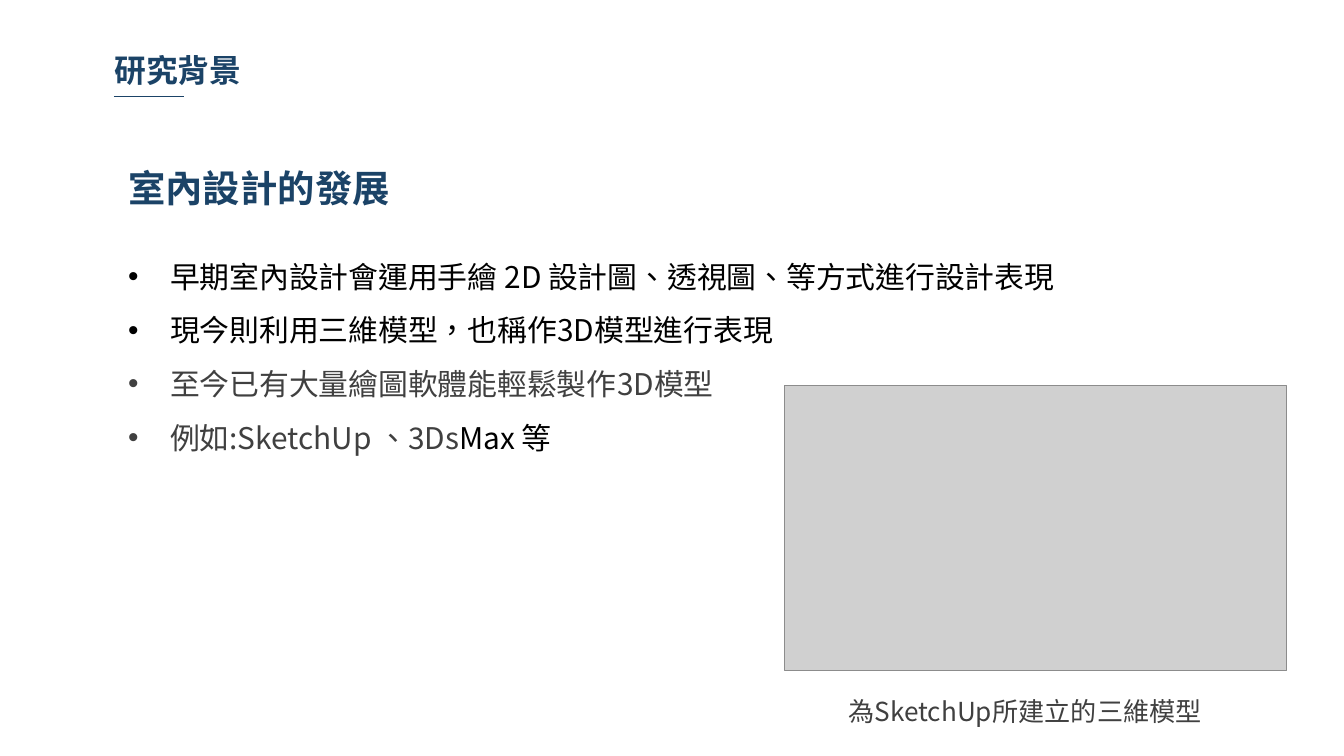
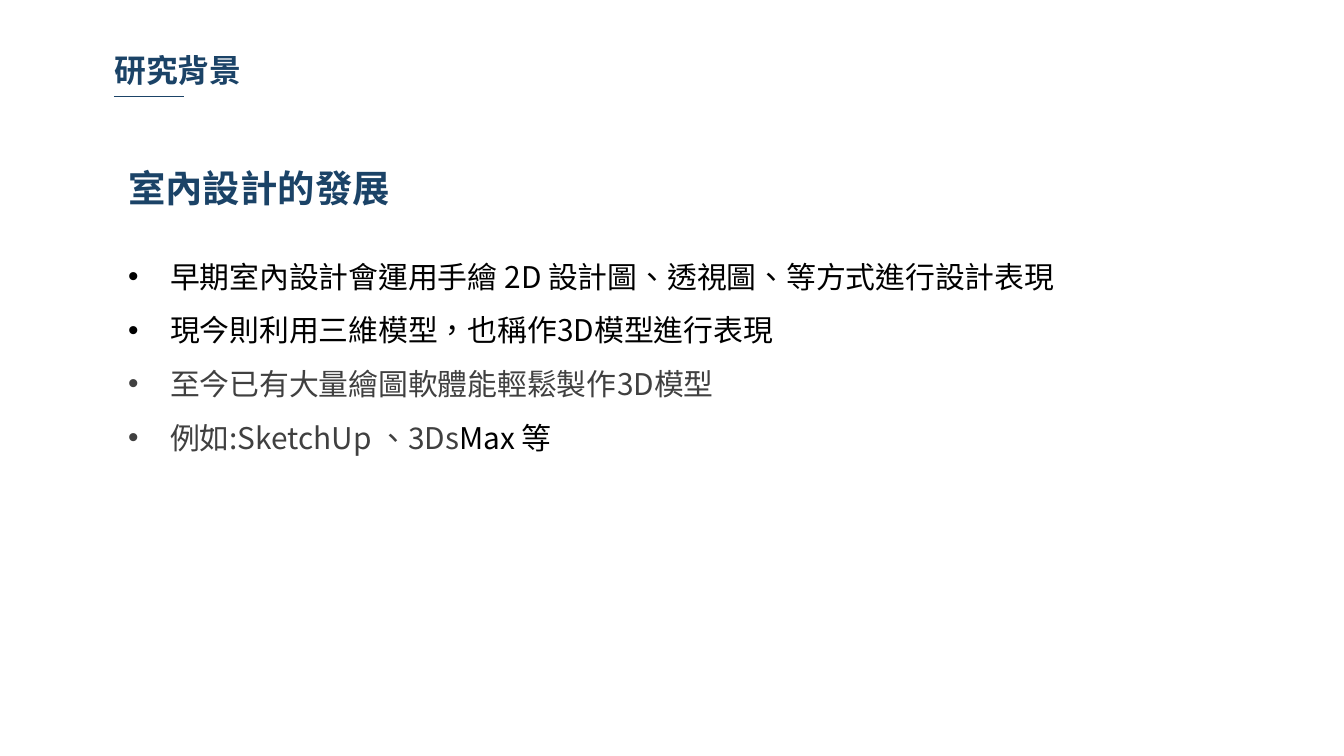
Before and after one commit to 10994015/paper, a slide deck: slide 5 of 論文/論文初審.pptx. Drawn at 1344x756 pixels with LibreOffice and Linux fonts; fonts in the diff are those of the drawing; grey boxes stand for pictures; background and template pictures are left out. Boxes give left, top, right and bottom in pixels: in the first picture for what was removed or moved away, otherwise in the second. Text is boxed around its words. In the diff, an @@ line names an element or a change of style, - is before the commit and + after.

Commit message:
01114

```diff
--- a/論文/論文初審.pptx
+++ b/論文/論文初審.pptx
@@ picture removed at (785,386,1288,671) @@
@@ text removed at (848,699,1201,727) @@
-為SketchUp所建立的三維模型
```
Also in this commit, not shown: 3 other slides changed, 2 slides removed.
